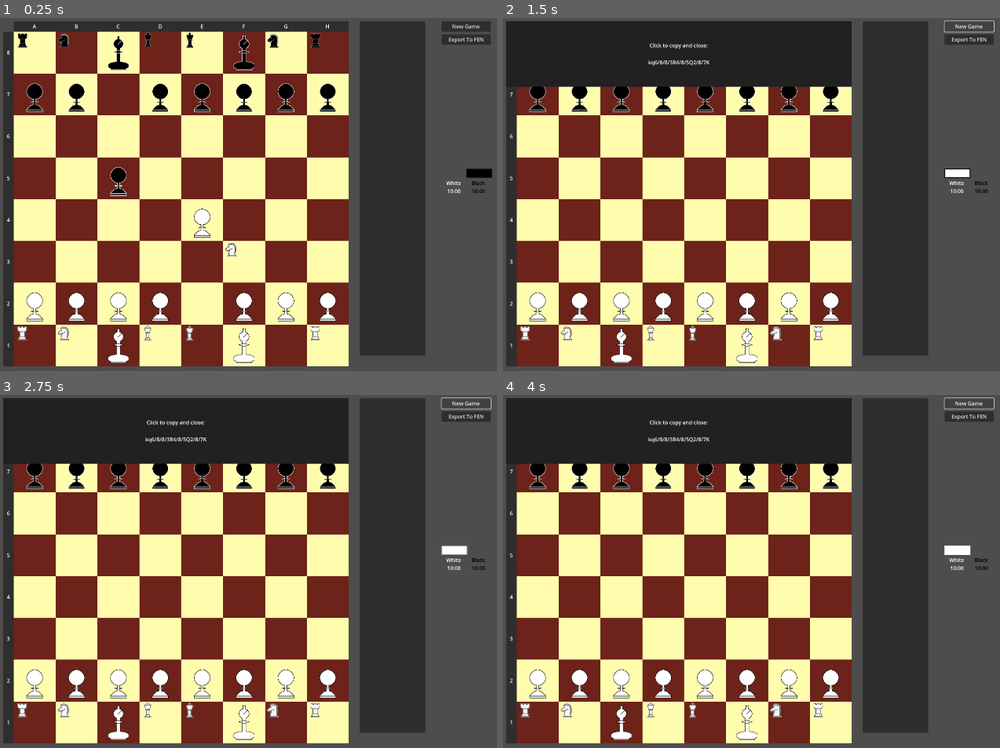
Above: before the commit, frames 1-4 (two rows, left to right).
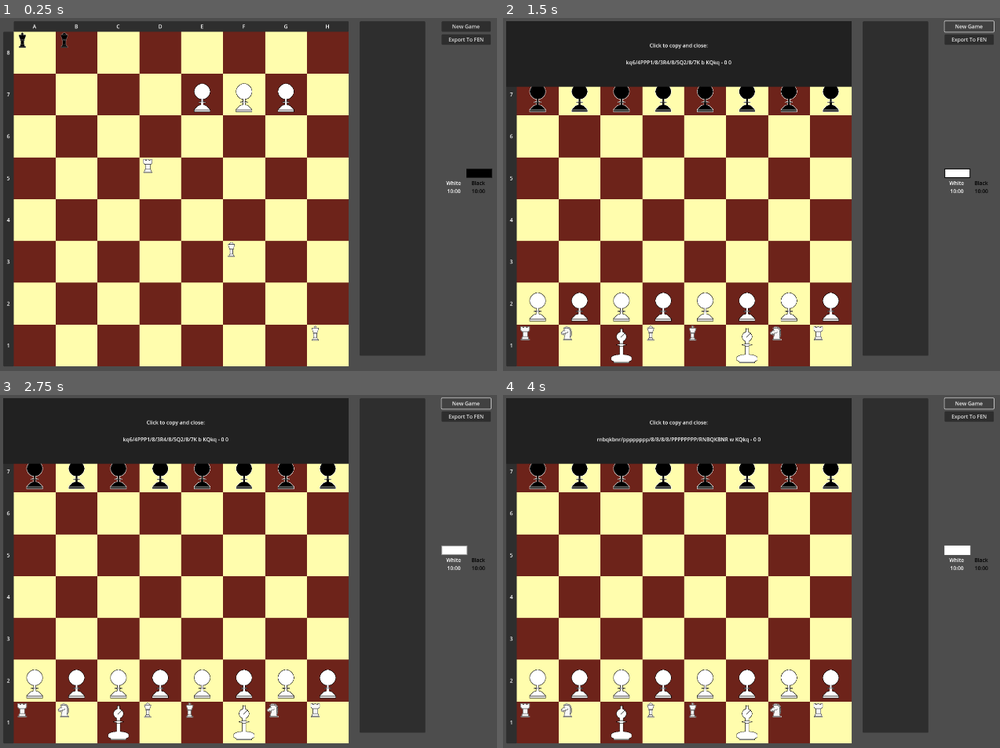
Above: after the commit, the same moments.

Repository: jsmrcina/gchess
Game: Godot game, scene res://scenes/main.tscn
Same seed, same stepped clock (60 frames per second), same inputs: the game is played once before the commit and once after it.
Inputs:
- Up to frame 1 (0.25 s): no input
- Up to frame 2 (1.5 s): click "Export To FEN" at 0.5 s; click "New Game" at 1.25 s
- Up to frame 3 (2.75 s): click "New Game" at 2 s
- Up to frame 4 (4 s): click "Export To FEN" at 2.75 s; click "New Game" at 3.5 s

The runs differ from the first frame. In frame 1, 4.6% of the frame differs, in the area x 3-68%, y 4-98%; in frame 2, 0.2%; in frame 3, 0.2%; in frame 4, 0.3%.
Error before the commit: Invalid assignment of property or key 'visible' with value of type 'bool' on a base object of type 'null instance'. (res://systems/MainGame.gd:94)

Commit message:
Add FEN export

Diff:
--- a/entities/piece.gd
+++ b/entities/piece.gd
@@ -49,7 +49,7 @@
 func get_starting_file_position():
 	return starting_file_position
 
-func to_readable_string():
+func to_fen_string():
 	var toReturn = null
 	if self.get_type() == Globals.PieceType.PAWN:
 		toReturn = 'p'
@@ -72,7 +72,7 @@
 	return toReturn.to_upper()
 
 func to_san_string():
-	var output = to_readable_string()
+	var output = to_fen_string()
 	if output == 'P' or output == 'p':
 		return ''
 	else:
--- a/systems/Board.gd
+++ b/systems/Board.gd
@@ -64,6 +64,58 @@
 				cur_pos = cur_pos.get_in_direction(Globals.Direction.FILE_UP)
 		cur_pos = cur_pos.get_in_direction(Globals.Direction.RANK_DOWN)
 		cur_pos.set_file("A")
+
+func export_to_fen():
+	var fen_string = ""
+	var empty : int = 0
+	for r in range(get_height(), 0, -1):
+		for c in range(1, get_width() + 1):
+			var piece_coord = Coord.new(r, Coord.file_from_col(c - 1))
+			var piece_at_coord = get_coord(piece_coord)
+			if piece_at_coord != null:
+				if empty > 0:
+					fen_string += str(empty)
+					empty = 0
+				fen_string += piece_at_coord.to_fen_string()
+			else:
+				empty = empty + 1
+		if empty > 0:
+			fen_string += str(empty)
+			empty = 0
+
+		if r != 1:
+			fen_string += "/"
+
+	if get_player_turn() == Globals.PieceColor.BLACK:
+		fen_string += " b"
+	else:
+		fen_string += " w"
+
+	fen_string += " "
+	var any_castling : bool = false
+	if castling_permission[Globals.PieceColor.WHITE][Globals.CastlingSide.KING]:
+		any_castling = true
+		fen_string += "K"
+	if castling_permission[Globals.PieceColor.WHITE][Globals.CastlingSide.QUEEN]:
+		any_castling = true
+		fen_string += "Q"
+	if castling_permission[Globals.PieceColor.BLACK][Globals.CastlingSide.KING]:
+		any_castling = true
+		fen_string += "k"
+	if castling_permission[Globals.PieceColor.BLACK][Globals.CastlingSide.QUEEN]:
+		any_castling = true
+		fen_string += "q"
+
+	if !any_castling:
+		fen_string += "-"
+
+	# TODO: En Passant
+	fen_string += " -"
+
+	# TODO: Move half moves and full moves into here
+	fen_string += " 0 0"
+
+	return fen_string
 
 func reset_in_check():
 	in_check = [false, false]
@@ -202,7 +254,7 @@
 					var valid_move = piece_move[1]
 					if (move_type == MoveGenerator.MoveType.NORMAL_OR_ATTACK or move_type == MoveGenerator.MoveType.ATTACK) and valid_move.equal(attacking_piece_coord):
 						# We can take the piece!
-						print("Piece can (at least) be taken by " + piece.to_readable_string())
+						print("Piece can (at least) be taken by " + piece.to_fen_string())
 						return false
 					else:
 						# FIXME: This is ungodly slow -- need to think about this more
@@ -212,7 +264,7 @@
 							if (move_type == MoveGenerator.MoveType.NORMAL_OR_ATTACK or move_type == MoveGenerator.MoveType.NORMAL) and valid_move.equal(attacker_valid_move):
 								# Check to see if the king is safe after the move
 								if is_move_king_safe(move_generator, piece_coord, valid_move):
-									print("Piece can (at least) be intercepted by " + piece.to_readable_string() + " at " + str(piece_coord) + " to " + str(attacker_valid_move))
+									print("Piece can (at least) be intercepted by " + piece.to_fen_string() + " at " + str(piece_coord) + " to " + str(attacker_valid_move))
 									return false
 
 			# If we get here, this is a single check with no way to intercept or to take the piece.
@@ -296,7 +348,7 @@
 			var piece = get_coord(coord)
 
 			if piece != null:
-				output += piece.to_readable_string()
+				output += piece.to_fen_string()
 			else:
 				output += "-"
 		output += "\n"
--- a/systems/MainGame.gd
+++ b/systems/MainGame.gd
@@ -44,8 +44,8 @@
 	$UI/Clock/WhiteTurnMarker.set_color(Globals.WHITE_COLOR)
 	$UI/Clock/BlackTurnMarker.set_color(Globals.BLACK_COLOR)
 
-
-	initialize_from_fen("rnbqkbnr/pp1ppppp/8/2p5/4P3/5N2/PPPP1PPP/RNBQKB1R b KQkq - 1 2")
+	initialize_from_fen("kq6/4PPP1/8/3R4/8/5Q2/8/7K b KQkq - 1 2")
+	# initialize_from_fen("rnbqkbnr/pp1ppppp/8/2p5/4P3/5N2/PPPP1PPP/RNBQKB1R b KQkq - 1 2")
 
 
 # Called every frame. 'delta' is the elapsed time since the previous frame.
@@ -76,7 +76,7 @@
 			add_score_to_move_list(Globals.get_opposite_color(board.get_player_turn()))
 			$UI/Clock/WhiteTurnMarker.visible = false
 			$UI/Clock/BlackTurnMarker.visible = false
-			$Board/Control/GameOver.visible = true
+			$Board/Control/CenterContainer/GameOver.visible = true
 
 func start_game():
 	board.set_player_turn(Globals.PieceColor.WHITE)
@@ -91,7 +91,7 @@
 	reset_move_list()
 	$UI/Clock/WhiteTurnMarker.visible = true
 	$UI/Clock/BlackTurnMarker.visible = false
-	$Board/Control/GameOver.visible = false
+	$Board/Control/CenterContainer/GameOver.visible = false
 	board_enabled = true
 
 #func get_turn():
@@ -441,6 +441,7 @@
 
 func _on_export_to_fen_pressed_button():
 	$Board/Control/CenterContainer.visible = true
+	$Board/Control/CenterContainer/FENCopy.text = "Click to copy and close:\n\n" + board.export_to_fen()
 	$Board/Control/CenterContainer/FENCopy.visible = true
 	board_enabled = false
 
